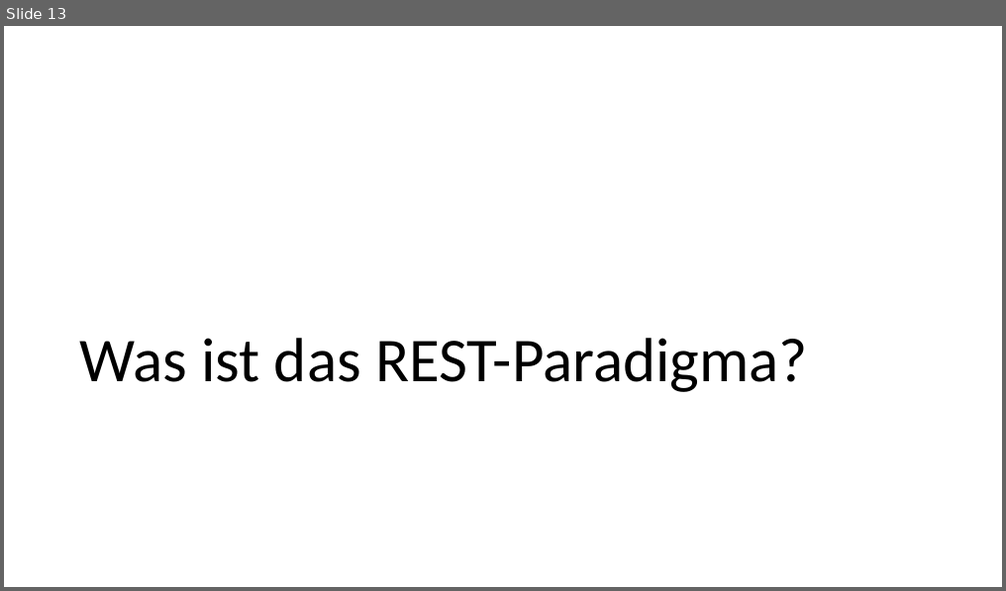
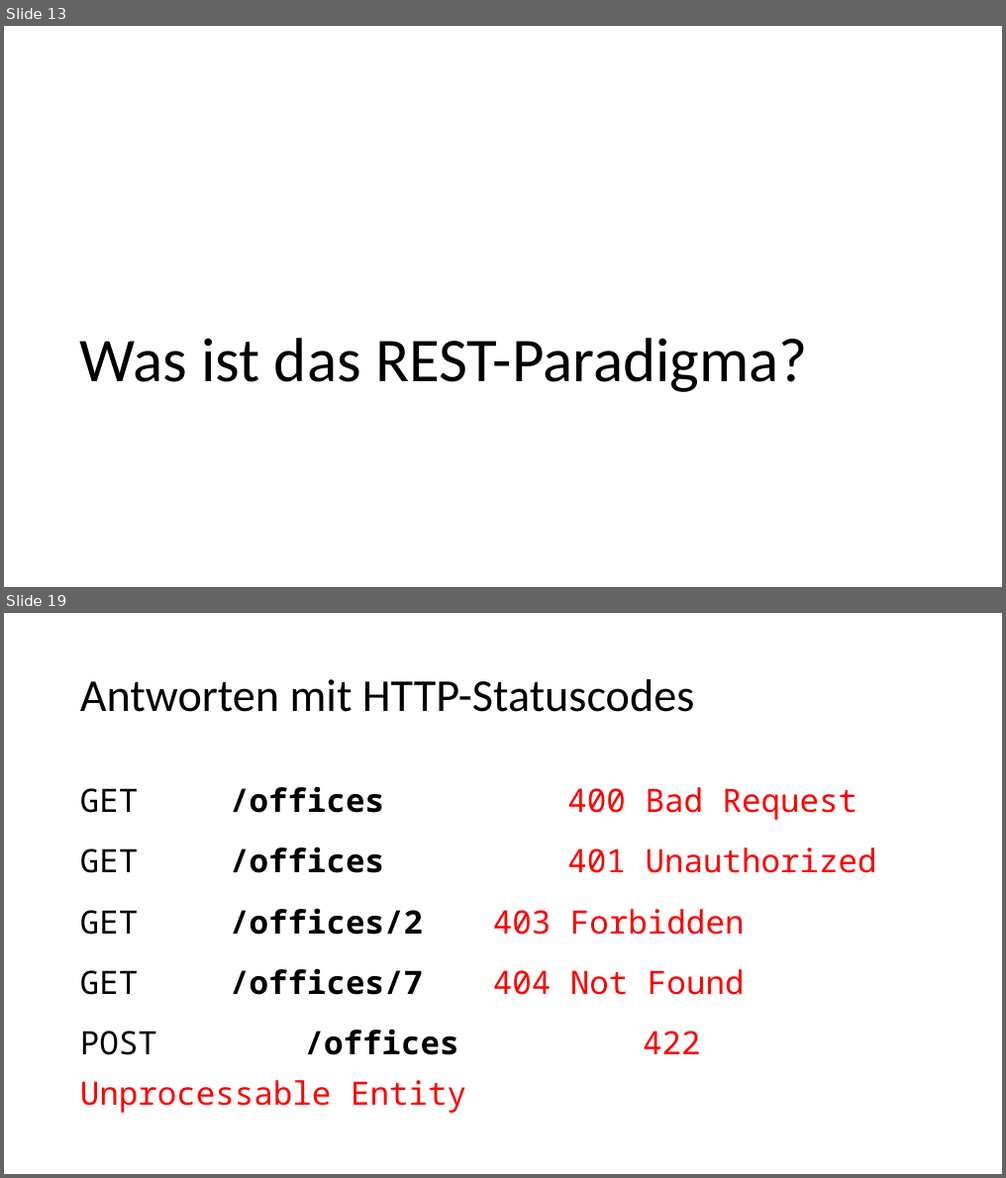
Before and after one commit to nordlb-public/techtalks, a slide deck: 01-api-design/präsentation.pptx. Shown one above the other, each under a label of ours: slide 13 before the commit, slides 13 and 19 after it; the slides between them are not shown. The pictures are 1006x591 and 1006x1178 pixels, drawn with LibreOffice and Linux fonts; fonts in the diff are those of the drawing. Boxes give left, top, right and bottom in pixels: in the first picture for what was removed or moved away, otherwise in the second. Text is boxed around its words. In the diff, an @@ line names an element or a change of style, - is before the commit and + after.

```diff
--- a/01-api-design/präsentation.pptx
+++ b/01-api-design/präsentation.pptx
@@ slide 19 added at bbox=[4, 613, 1002, 1174], background #FFFFFF @@
@@ title added at bbox=[80, 679, 694, 712], 44 pt, text #000000 @@
+Antworten mit HTTP-Statuscodes
@@ text added at bbox=[80, 786, 877, 1113], 31 pt, text #FF0000 @@
+GET /offices 400 Bad Request
+GET /offices 401 Unauthorized
+GET /offices/2 403 Forbidden
+GET /offices/7 404 Not Found
+POST /offices 422 Unprocessable Entity
```
Also in this commit, not shown: 3 slides changed, 4 other slides added.
